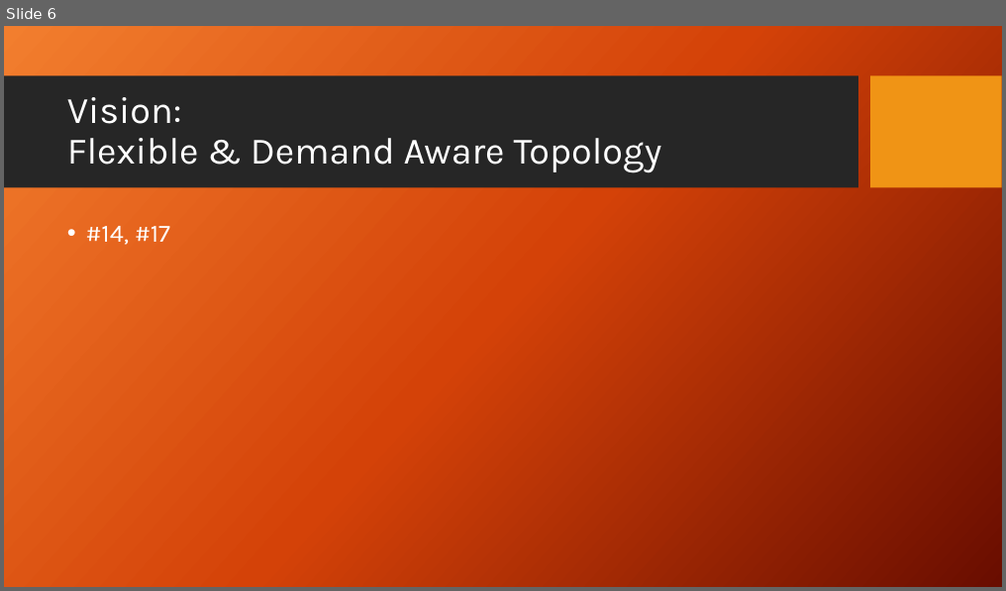
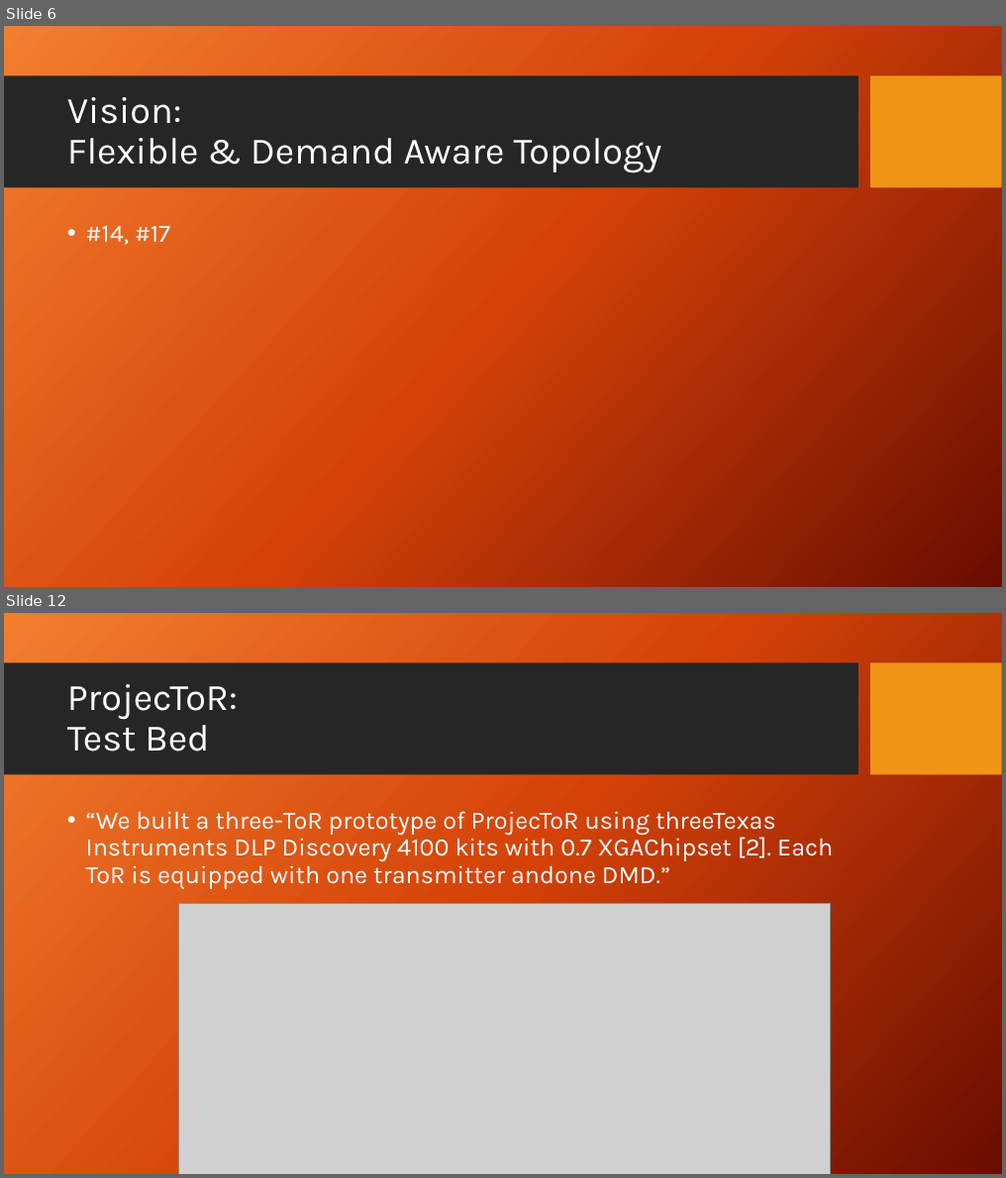
Before and after one commit to subhrendu1987/Presentations, a slide deck: ReadingGroup/ReadingGroup-AdjustNet.pptx. Shown one above the other, each under a label of ours: slide 6 before the commit, slides 6 and 12 after it; the slides between them are not shown. The pictures are 1006x591 and 1006x1178 pixels, drawn with LibreOffice and Linux fonts; fonts in the diff are those of the drawing; grey boxes stand for pictures; background and template pictures are left out. Boxes give left, top, right and bottom in pixels: in the first picture for what was removed or moved away, otherwise in the second. Text is boxed around its words. In the diff, an @@ line names an element or a change of style, - is before the commit and + after.

```diff
--- a/ReadingGroup/ReadingGroup-AdjustNet.pptx
+++ b/ReadingGroup/ReadingGroup-AdjustNet.pptx
@@ slide 12 added at [4, 613, 1002, 1174], background picture (left out); not listed: 2 template elements that a slide beside it also shows @@
@@ title added at [67, 684, 238, 752], 36 pt, text #FFFFFF @@
+ProjecToR:
+Test Bed
@@ text added at [86, 811, 833, 889], 24 pt, text #FFFFFF @@
+• “We built a three-ToR prototype of ProjecToR using threeTexas Instruments DLP Discovery 4100 kits with 0.7 XGAChipset [2]. Each ToR is equipped with one transmitter andone DMD.”
@@ picture added at [179, 903, 830, 1174] @@
```
Also in this commit, not shown: 1 slide changed, 7 other slides added, 1 slide removed.
